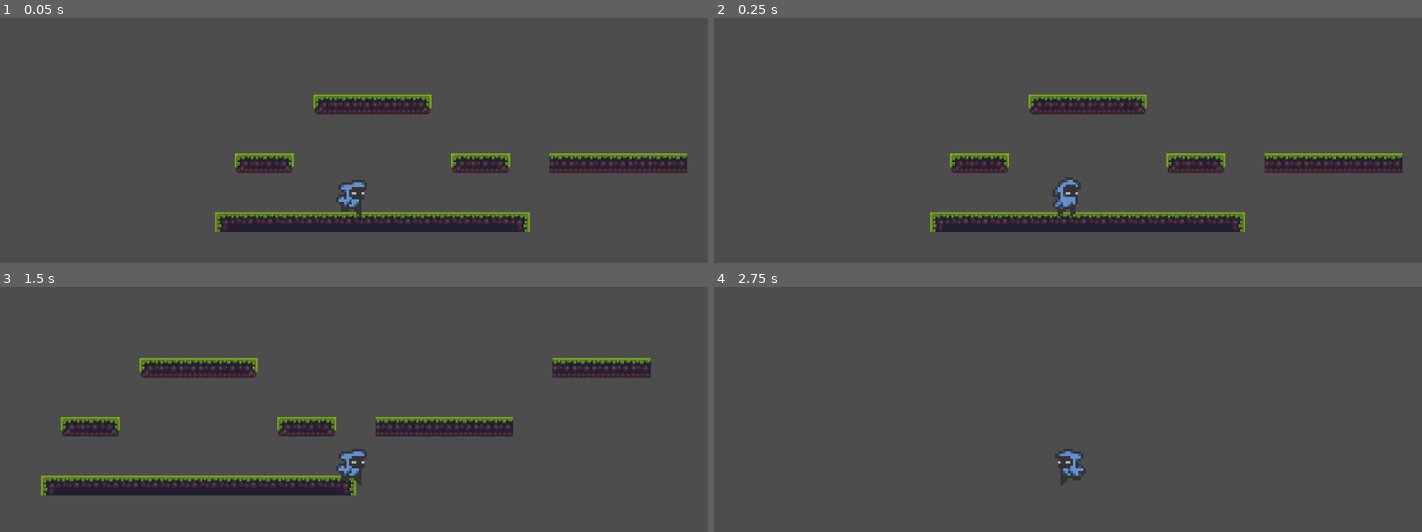
Above: before the commit, frames 1-4 (two rows, left to right).
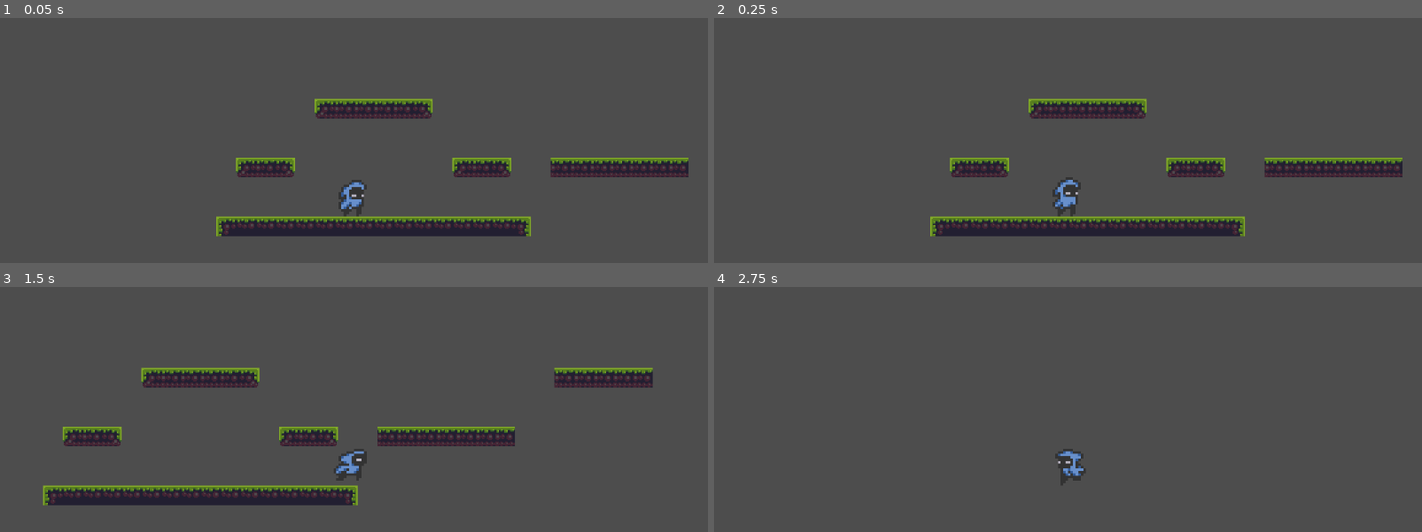
Above: after the commit, the same moments.

Repository: Veddersboy/millennium
Game: Godot game, scene res://Scenes/game.tscn
Same seed, same stepped clock (60 frames per second), same inputs: the game is played once before the commit and once after it.
Inputs (mouse positions are in pixels of both pictures, inside the frame that each line leads up to):
- Up to frame 1 (0.05 s): no input
- Up to frame 2 (0.25 s): no input
- Up to frame 3 (1.5 s): move the mouse to (509, 465) at 0.52 s; hold D (move_right) from 0.53 s (still down); click (509, 465) at 0.6 s; tap Space (jump) at 0.77 s; move the mouse to (212, 505) at 1.27 s; click (212, 505) at 1.35 s
- Up to frame 4 (2.75 s): tap Space (jump) at 1.52 s; move the mouse to (1138, 397) at 2.02 s; release D (move_right) at 2.03 s; hold A (move_left) from 2.03 s (still down); hold S (crouch) from 2.03 s (still down); click (1138, 397) at 2.3 s

The runs differ from the first frame. In frame 1, 7.7% of the frame differs, in the area x 30-98%, y 31-90%; in frame 2, 7.2%; in frame 3, 12%, in the area x 5-93%, y 28-90%; in frame 4, nothing differs.

Commit message:
Updated player collider and tilemap colliders

Diff:
--- a/Scenes/player.tscn
+++ b/Scenes/player.tscn
@@ -247,8 +247,8 @@
 "speed": 10.0
 }]
 
-[sub_resource type="CircleShape2D" id="CircleShape2D_v0iea"]
-radius = 9.41533
+[sub_resource type="CircleShape2D" id="CircleShape2D_3smsa"]
+radius = 8.23842
 
 [node name="Player" type="CharacterBody2D"]
 script = ExtResource("1_cvnsp")
@@ -257,10 +257,10 @@
 position = Vector2(0, -16)
 scale = Vector2(2.0625, 2)
 sprite_frames = SubResource("SpriteFrames_x3wgy")
-animation = &"base_attack"
-frame_progress = 0.326956
+animation = &"idle_right"
+frame_progress = 0.00187162
 
 [node name="CollisionShape2D" type="CollisionShape2D" parent="."]
-position = Vector2(0, -15)
+position = Vector2(0, -10)
 scale = Vector2(0.849678, 1.2)
-shape = SubResource("CircleShape2D_v0iea")
+shape = SubResource("CircleShape2D_3smsa")
--- a/Scenes/tm1.tscn
+++ b/Scenes/tm1.tscn
@@ -5,64 +5,119 @@
 [sub_resource type="TileSetAtlasSource" id="TileSetAtlasSource_t1m62"]
 texture = ExtResource("1_x6eiu")
 0:0/0 = 0
+0:0/0/physics_layer_0/polygon_0/points = PackedVector2Array(-8, -8, 8, -8, 8, 8, -8, 8)
 1:0/0 = 0
 1:0/0/physics_layer_0/polygon_0/points = PackedVector2Array(-8, -8, 8, -8, 8, 8, -8, 8)
 2:0/0 = 0
+2:0/0/physics_layer_0/polygon_0/points = PackedVector2Array(-8, -8, 8, -8, 8, 8, -8, 8)
 3:0/0 = 0
+3:0/0/physics_layer_0/polygon_0/points = PackedVector2Array(-8, -8, 8, -8, 8, 8, -8, 8)
 4:0/0 = 0
+4:0/0/physics_layer_0/polygon_0/points = PackedVector2Array(-8, -8, 8, -8, 8, 8, -8, 8)
 5:0/0 = 0
+5:0/0/physics_layer_0/polygon_0/points = PackedVector2Array(-8, -8, 8, -8, 8, 8, -8, 8)
 6:0/0 = 0
+6:0/0/physics_layer_0/polygon_0/points = PackedVector2Array(-8, -8, 8, -8, 8, 8, -8, 8)
 7:0/0 = 0
+7:0/0/physics_layer_0/polygon_0/points = PackedVector2Array(-8, -8, 8, -8, 8, 8, -8, 8)
 8:0/0 = 0
+8:0/0/physics_layer_0/polygon_0/points = PackedVector2Array(-8, -8, 8, -8, 8, 8, -8, 8)
 9:0/0 = 0
+9:0/0/physics_layer_0/polygon_0/points = PackedVector2Array(-8, -8, 8, -8, 8, 8, -8, 8)
 10:0/0 = 0
+10:0/0/physics_layer_0/polygon_0/points = PackedVector2Array(-8, -8, 8, -8, 8, 8, -8, 8)
 11:0/0 = 0
+11:0/0/physics_layer_0/polygon_0/points = PackedVector2Array(-8, -8, 8, -8, 8, 8, -8, 8)
 0:1/0 = 0
+0:1/0/physics_layer_0/polygon_0/points = PackedVector2Array(-8, -8, 8, -8, 8, 8, -8, 8)
 1:1/0 = 0
+1:1/0/physics_layer_0/polygon_0/points = PackedVector2Array(-8, -8, 8, -8, 8, 8, -8, 8)
 2:1/0 = 0
+2:1/0/physics_layer_0/polygon_0/points = PackedVector2Array(-8, -8, 8, -8, 8, 8, -8, 8)
 3:1/0 = 0
+3:1/0/physics_layer_0/polygon_0/points = PackedVector2Array(-8, -8, 8, -8, 8, 8, -8, 8)
 5:1/0 = 0
+5:1/0/physics_layer_0/polygon_0/points = PackedVector2Array(-8, -8, 8, -8, 8, 8, -8, 8)
 6:1/0 = 0
+6:1/0/physics_layer_0/polygon_0/points = PackedVector2Array(-8, -8, 8, -8, 8, 8, -8, 8)
 7:1/0 = 0
+7:1/0/physics_layer_0/polygon_0/points = PackedVector2Array(-8, -8, 8, -8, 8, 8, -8, 8)
 8:1/0 = 0
+8:1/0/physics_layer_0/polygon_0/points = PackedVector2Array(-8, -8, 8, -8, 8, 8, -8, 8)
 9:1/0 = 0
+9:1/0/physics_layer_0/polygon_0/points = PackedVector2Array(-8, -8, 8, -8, 8, 8, -8, 8)
 11:1/0 = 0
+11:1/0/physics_layer_0/polygon_0/points = PackedVector2Array(-8, -8, 8, -8, 8, 8, -8, 8)
 0:2/0 = 0
+0:2/0/physics_layer_0/polygon_0/points = PackedVector2Array(-8, -8, 8, -8, 8, 8, -8, 8)
 1:2/0 = 0
+1:2/0/physics_layer_0/polygon_0/points = PackedVector2Array(-8, -8, 8, -8, 8, 8, -8, 8)
 2:2/0 = 0
+2:2/0/physics_layer_0/polygon_0/points = PackedVector2Array(-8, -8, 8, -8, 8, 8, -8, 8)
 3:2/0 = 0
+3:2/0/physics_layer_0/polygon_0/points = PackedVector2Array(-8, -8, 8, -8, 8, 8, -8, 8)
 4:2/0 = 0
+4:2/0/physics_layer_0/polygon_0/points = PackedVector2Array(-8, -8, 8, -8, 8, 8, -8, 8)
 5:2/0 = 0
+5:2/0/physics_layer_0/polygon_0/points = PackedVector2Array(-8, -8, 8, -8, 8, 8, -8, 8)
 6:2/0 = 0
+6:2/0/physics_layer_0/polygon_0/points = PackedVector2Array(-8, -8, 8, -8, 8, 8, -8, 8)
 7:2/0 = 0
+7:2/0/physics_layer_0/polygon_0/points = PackedVector2Array(-8, -8, 8, -8, 8, 8, -8, 8)
 8:2/0 = 0
+8:2/0/physics_layer_0/polygon_0/points = PackedVector2Array(-8, -8, 8, -8, 8, 8, -8, 8)
 9:2/0 = 0
+9:2/0/physics_layer_0/polygon_0/points = PackedVector2Array(-8, -8, 8, -8, 8, 8, -8, 8)
 10:2/0 = 0
+10:2/0/physics_layer_0/polygon_0/points = PackedVector2Array(-8, -8, 8, -8, 8, 8, -8, 8)
 11:2/0 = 0
+11:2/0/physics_layer_0/polygon_0/points = PackedVector2Array(-8, -8, 8, -8, 8, 8, -8, 8)
 0:3/0 = 0
+0:3/0/physics_layer_0/polygon_0/points = PackedVector2Array(-8, -8, 8, -8, 8, 8, -8, 8)
 1:3/0 = 0
+1:3/0/physics_layer_0/polygon_0/points = PackedVector2Array(-8, -8, 8, -8, 8, 8, -8, 8)
 2:3/0 = 0
+2:3/0/physics_layer_0/polygon_0/points = PackedVector2Array(-8, -8, 8, -8, 8, 8, -8, 8)
 3:3/0 = 0
+3:3/0/physics_layer_0/polygon_0/points = PackedVector2Array(-8, -8, 8, -8, 8, 8, -8, 8)
 4:3/0 = 0
+4:3/0/physics_layer_0/polygon_0/points = PackedVector2Array(-8, -8, 8, -8, 8, 8, -8, 8)
 5:3/0 = 0
+5:3/0/physics_layer_0/polygon_0/points = PackedVector2Array(-8, -8, 8, -8, 8, 8, -8, 8)
 6:3/0 = 0
+6:3/0/physics_layer_0/polygon_0/points = PackedVector2Array(-8, -8, 8, -8, 8, 8, -8, 8)
 7:3/0 = 0
-7:3/0/physics_layer_0/polygon_0/points = PackedVector2Array(-8, -8, 8, -8, 8, -2.1583, -8, -2.1583)
+7:3/0/physics_layer_0/polygon_0/points = PackedVector2Array(-8, -8, 8, -8, 8, 8, -8, 8)
 8:3/0 = 0
+8:3/0/physics_layer_0/polygon_0/points = PackedVector2Array(-8, -8, 8, -8, 8, 8, -8, 8)
 0:4/0 = 0
+0:4/0/physics_layer_0/polygon_0/points = PackedVector2Array(-8, -8, 8, -8, 8, 8, -8, 8)
 1:4/0 = 0
+1:4/0/physics_layer_0/polygon_0/points = PackedVector2Array(-8, -8, 8, -8, 8, 8, -8, 8)
 2:4/0 = 0
+2:4/0/physics_layer_0/polygon_0/points = PackedVector2Array(-8, -8, 8, -8, 8, 8, -8, 8)
 3:4/0 = 0
+3:4/0/physics_layer_0/polygon_0/points = PackedVector2Array(-8, -8, 8, -8, 8, 8, -8, 8)
 5:4/0 = 0
+5:4/0/physics_layer_0/polygon_0/points = PackedVector2Array(-8, -8, 8, -8, 8, 8, -8, 8)
 6:4/0 = 0
+6:4/0/physics_layer_0/polygon_0/points = PackedVector2Array(-8, -8, 8, -8, 8, 8, -8, 8)
 7:4/0 = 0
+7:4/0/physics_layer_0/polygon_0/points = PackedVector2Array(-8, -8, 8, -8, 8, 8, -8, 8)
 8:4/0 = 0
+8:4/0/physics_layer_0/polygon_0/points = PackedVector2Array(-8, -8, 8, -8, 8, 8, -8, 8)
 0:5/0 = 0
+0:5/0/physics_layer_0/polygon_0/points = PackedVector2Array(-8, -8, 8, -8, 8, 8, -8, 8)
 1:5/0 = 0
+1:5/0/physics_layer_0/polygon_0/points = PackedVector2Array(-8, -8, 8, -8, 8, 8, -8, 8)
 2:5/0 = 0
+2:5/0/physics_layer_0/polygon_0/points = PackedVector2Array(-8, -8, 8, -8, 8, 8, -8, 8)
 3:5/0 = 0
+3:5/0/physics_layer_0/polygon_0/points = PackedVector2Array(-8, -8, 8, -8, 8, 8, -8, 8)
 4:5/0 = 0
+4:5/0/physics_layer_0/polygon_0/points = PackedVector2Array(-8, -8, 8, -8, 8, 8, -8, 8)
 5:5/0 = 0
+5:5/0/physics_layer_0/polygon_0/points = PackedVector2Array(-8, -8, 8, -8, 8, 8, -8, 8)
 
 [sub_resource type="TileSet" id="TileSet_fc8q3"]
 physics_layer_0/collision_layer = 2
--- a/scripts/player.gd
+++ b/scripts/player.gd
@@ -39,7 +39,7 @@
 	if Input.is_action_just_released("jump") and velocity.y < 0:
 			velocity.y *= jump_cut_multiplier
 
-	move_and_slide()
+
 
 	if direction.x != 0:
 		lastDirection.x = direction.x
@@ -57,6 +57,7 @@
 	else:
 		state = player_state.IDLE
 
+	move_and_slide()
 	play_walk_animation()
 
 func play_walk_animation():
